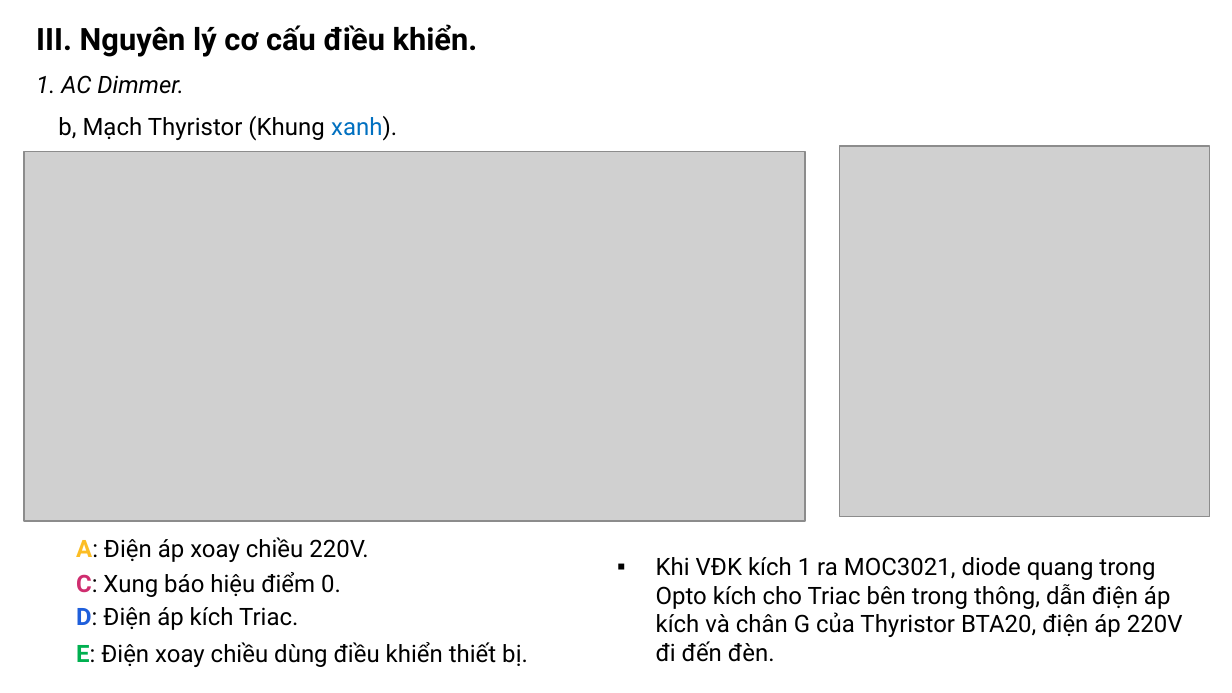
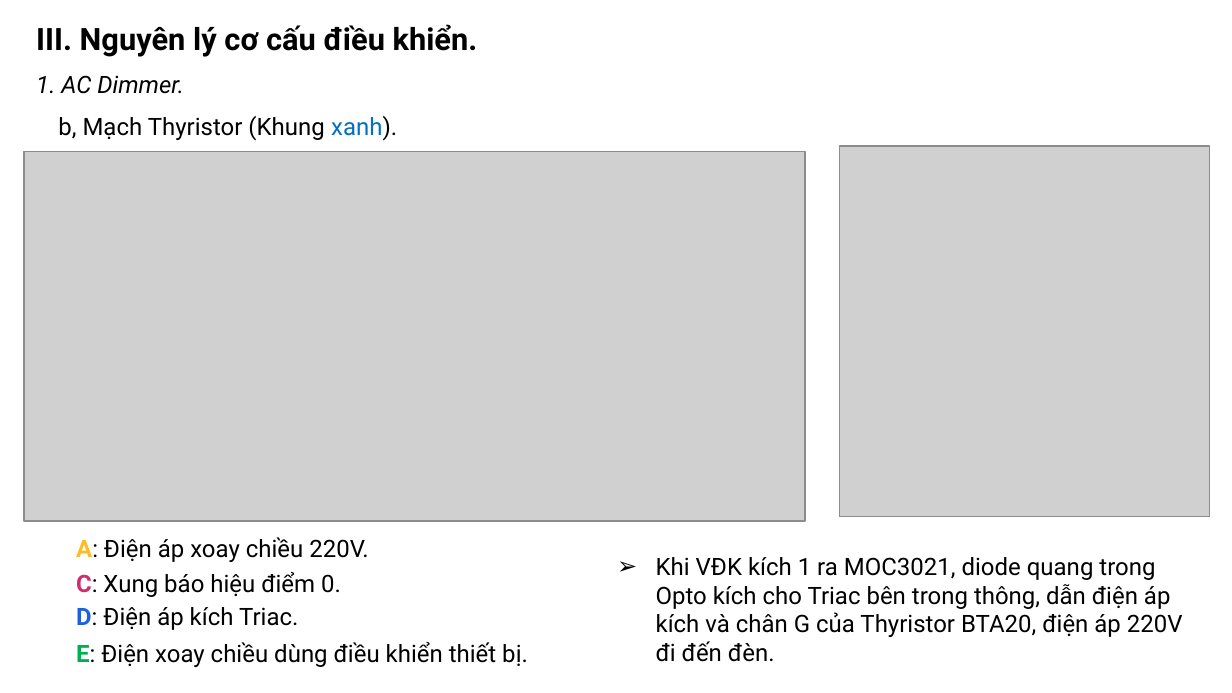
Before and after one commit to khanhnm08/HK_Egg_Incubator, a slide deck: slide 7 of Slide bao cao.pptx (slide 8 before the commit). Drawn at 1232x693 pixels with LibreOffice and Linux fonts; fonts in the diff are those of the drawing; grey boxes stand for pictures. Boxes give left, top, right and bottom in pixels: in the first picture for what was removed or moved away, otherwise in the second. Text is boxed around its words. In the diff, an @@ line names an element or a change of style, - is before the commit and + after.

```diff
--- a/Slide bao cao.pptx
+++ b/Slide bao cao.pptx
@@ text "Khi VĐK kích 1 ra ..." at (656, 557, 1183, 662): bullet ▪ to ➢ @@
```
Also in this commit, not shown: 5 other slides changed, 3 slides added, 1 slide removed, 2 other files.
